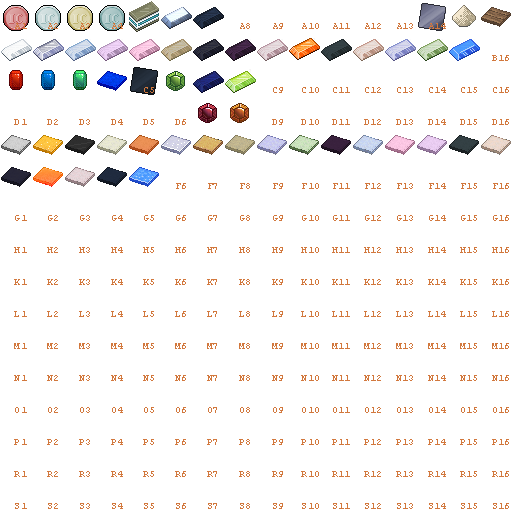
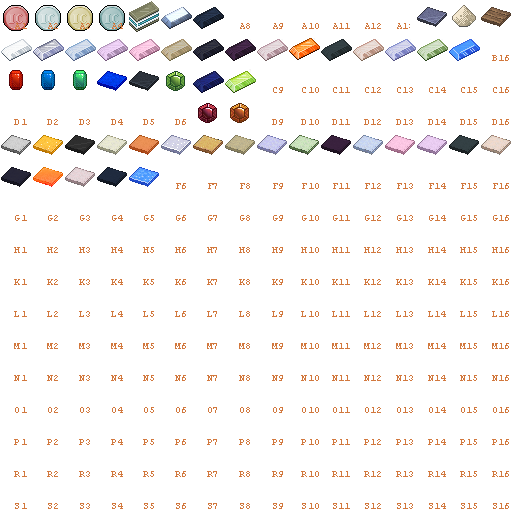
Comparing the layer stacks of the two 512×512 images. Changes:
added layer "Layer 45 copy" above "Layer 45" over [417, 7, 447, 27]
added layer "Layer 45" above "Layer 42" over [129, 71, 159, 91]
painted on "num" over [130, 3, 446, 95]
